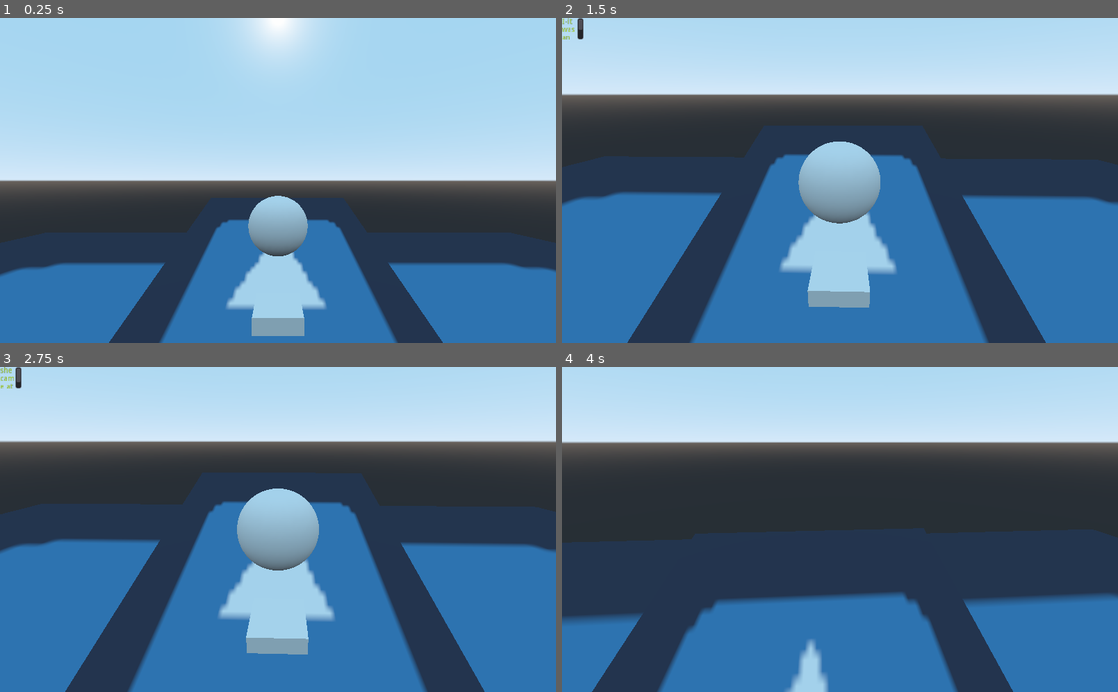
Above: before the commit, frames 1-4 (two rows, left to right).
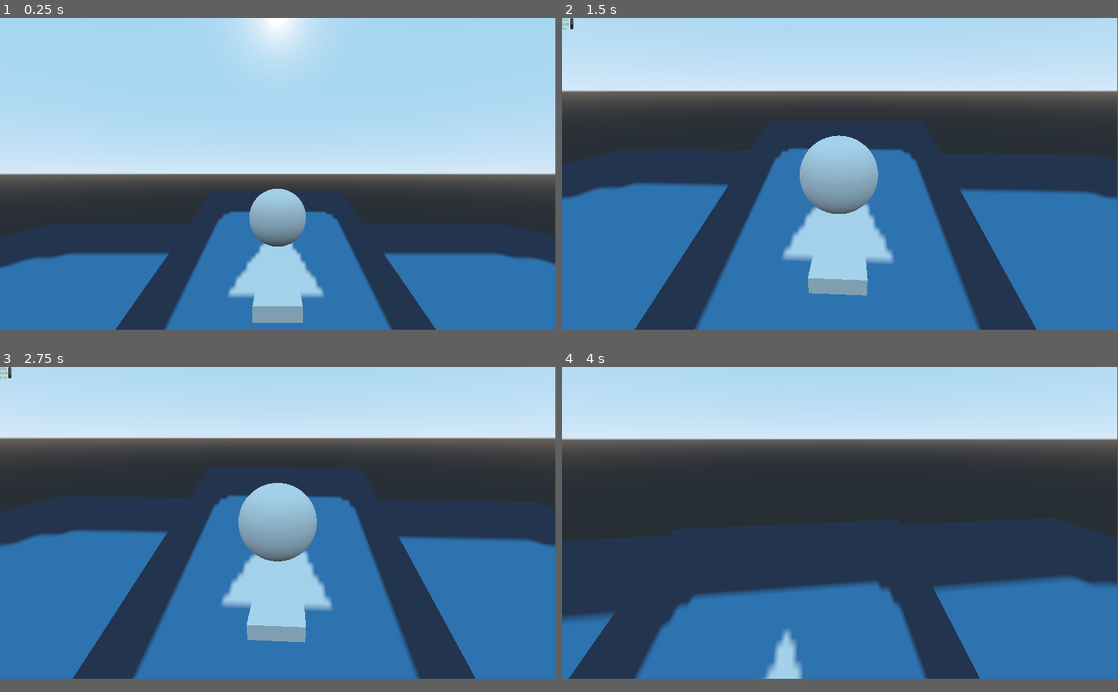
Above: after the commit, the same moments.

Repository: VilleMantyla/from_dream
Game: Godot game, scene res://main.tscn
Two runs of this game, one before a commit and one after it. Both use one fixed random seed, a clock stepped at 60 frames per second and the inputs below. The engine's default icon, where the game draws it, is replaced by a stand-in: a white triangle on a blue panel in a dark square.
Inputs (mouse positions are in pixels of both pictures, inside the frame that each line leads up to):
- Up to frame 1 (0.25 s): no input
- Up to frame 2 (1.5 s): tap Enter at 0.5 s; move the mouse to (867, 180) at 0.52 s; hold W (move_up) from 0.53 s (still down); tap Space (interact) at 0.6, 1.35 s; move the mouse to (812, 180) at 1.27 s
- Up to frame 3 (2.75 s): keep holding W (move_up); tap Space (interact) at 2, 2.1 s; move the mouse to (289, 523) at 2.02 s
- Up to frame 4 (4 s): keep holding W (move_up); tap Enter at 2.75 s; move the mouse to (834, 536) at 2.77 s; tap Space (interact) at 2.85, 3.5, 3.6 s; move the mouse to (878, 532) at 3.52 s
In our replay, the window is 800x468 before the commit and 799x449 after it. These sizes can differ from the game's own. Grey fills any space a smaller window leaves; there, only what the larger window draws over its background counts as a difference.

The runs differ from the first frame. In frame 1, 9.2% of the frame differs, in the area x 0-100%, y 0-100%; in frame 2, 7.7%; in frame 3, 7.6%; in frame 4, 14%.

Commit message:
centipedes

Diff:
--- /dev/null
+++ b/battle/battle_arena.tscn
@@ -0,0 +1,15 @@
+[gd_scene load_steps=3 format=2]
+
+[ext_resource path="res://battle/battle_btm_layer_black.png" type="Texture" id=1]
+[ext_resource path="res://battle/battle_bg_green.png" type="Texture" id=2]
+
+[node name="battle_arena" type="Node2D"]
+
+[node name="bottom_bg" type="Sprite" parent="."]
+texture = ExtResource( 1 )
+centered = false
+
+[node name="background" type="Sprite" parent="."]
+texture = ExtResource( 2 )
+centered = false
+offset = Vector2( 0, 144 )
--- /dev/null
+++ b/battle/battle_borders.tscn
@@ -0,0 +1,15 @@
+[gd_scene load_steps=3 format=2]
+
+[ext_resource path="res://battle/battle_bar_top.png" type="Texture" id=1]
+[ext_resource path="res://battle/battle_bar_btm.png" type="Texture" id=2]
+
+[node name="battle_borders" type="Node2D"]
+
+[node name="top_bar" type="Sprite" parent="."]
+texture = ExtResource( 1 )
+centered = false
+
+[node name="btm_bar" type="Sprite" parent="."]
+texture = ExtResource( 2 )
+centered = false
+offset = Vector2( 0, 792 )
--- /dev/null
+++ b/enemies/centipedes/centipede.tscn
@@ -0,0 +1,62 @@
+[gd_scene load_steps=7 format=2]
+
+[ext_resource path="res://enemies/centipedes/Centipede2.png" type="Texture" id=1]
+[ext_resource path="res://enemies/centipedes/Centipede1.png" type="Texture" id=2]
+
+[sub_resource type="Curve2D" id=1]
+_data = {
+"points": PoolVector2Array( 0, 0, 0, 0, 0, 48, 0, 0, 0, 0, 0, 1352 )
+}
+
+[sub_resource type="RectangleShape2D" id=2]
+extents = Vector2( 16, 80 )
+
+[sub_resource type="SpriteFrames" id=3]
+animations = [ {
+"frames": [ ExtResource( 2 ), ExtResource( 1 ) ],
+"loop": true,
+"name": "default",
+"speed": 5.0
+} ]
+
+[sub_resource type="SpriteFrames" id=5]
+animations = [ {
+"frames": [ ExtResource( 2 ), ExtResource( 1 ) ],
+"loop": true,
+"name": "default",
+"speed": 5.0
+} ]
+
+[node name="Centipede" type="Node2D"]
+
+[node name="Path2D" type="Path2D" parent="."]
+curve = SubResource( 1 )
+
+[node name="PathFollow2D" type="PathFollow2D" parent="Path2D"]
+position = Vector2( 0, 48 )
+rotate = false
+
+[node name="Area2D" type="Area2D" parent="Path2D/PathFollow2D"]
+
+[node name="CollisionShape2D" type="CollisionShape2D" parent="Path2D/PathFollow2D/Area2D"]
+position = Vector2( 0, -24 )
+shape = SubResource( 2 )
+
+[node name="AnimatedSprite" type="AnimatedSprite" parent="Path2D/PathFollow2D/Area2D"]
+scale = Vector2( 3, 3 )
+frames = SubResource( 3 )
+
+[node name="PathFollow2D2" type="PathFollow2D" parent="Path2D"]
+position = Vector2( 0, 699.997 )
+offset = 650.844
+rotate = false
+
+[node name="Area2D" type="Area2D" parent="Path2D/PathFollow2D2"]
+
+[node name="CollisionShape2D" type="CollisionShape2D" parent="Path2D/PathFollow2D2/Area2D"]
+position = Vector2( 0, -24 )
+shape = SubResource( 2 )
+
+[node name="AnimatedSprite" type="AnimatedSprite" parent="Path2D/PathFollow2D2/Area2D"]
+scale = Vector2( 3, 3 )
+frames = SubResource( 5 )
--- a/enemies/centipedes/centipedes.gd
+++ b/enemies/centipedes/centipedes.gd
@@ -1,16 +1,15 @@
 extends "res://enemies/enemy.gd"
 
-
-# Declare member variables here. Examples:
-# var a = 2
-# var b = "text"
+var speed = 300
+var centipede_pfs = []
 
 
 # Called when the node enters the scene tree for the first time.
 func _ready():
-	pass # Replace with function body.
+	for c in get_children():
+		centipede_pfs.append([c.get_node("Path2D/PathFollow2D"), c.get_node("Path2D/PathFollow2D2")])
 
-
-# Called every frame. 'delta' is the elapsed time since the previous frame.
-#func _process(delta):
-#	pass
+func _process(delta):
+	for c in centipede_pfs:
+		c[0].set_offset(c[0].get_offset()+speed*delta)
+		c[1].set_offset(c[1].get_offset()+speed*delta)
--- a/enemies/centipedes/centipedes.tscn
+++ b/enemies/centipedes/centipedes.tscn
@@ -1,6 +1,13 @@
-[gd_scene load_steps=2 format=2]
+[gd_scene load_steps=3 format=2]
 
 [ext_resource path="res://enemies/centipedes/centipedes.gd" type="Script" id=1]
+[ext_resource path="res://enemies/centipedes/centipede.tscn" type="PackedScene" id=2]
 
 [node name="Centipedes" type="Node2D"]
 script = ExtResource( 1 )
+
+[node name="Centipede" parent="." instance=ExtResource( 2 )]
+position = Vector2( 950, 0 )
+
+[node name="Centipede2" parent="." instance=ExtResource( 2 )]
+position = Vector2( 700, 0 )
--- a/main.tscn
+++ b/main.tscn
@@ -6,6 +6,8 @@
 [ext_resource path="res://chat.gd" type="Script" id=4]
 [ext_resource path="res://level_mechanics/enemy_trigger.tscn" type="PackedScene" id=5]
 [ext_resource path="res://enemies/centipedes/centipedes.tscn" type="PackedScene" id=6]
+[ext_resource path="res://battle/battle_borders.tscn" type="PackedScene" id=7]
+[ext_resource path="res://battle/battle_arena.tscn" type="PackedScene" id=8]
 
 [sub_resource type="CylinderShape" id=1]
 height = 0.873814
@@ -89,6 +91,13 @@
 mesh = SubResource( 5 )
 skeleton = NodePath("../..")
 
-[node name="Enemies" type="Node2D" parent="."]
+[node name="Battle" type="Node2D" parent="."]
+visible = false
 
-[node name="Centipedes" parent="Enemies" instance=ExtResource( 6 )]
+[node name="battle_arena" parent="Battle" instance=ExtResource( 8 )]
+
+[node name="Enemies" type="Node2D" parent="Battle"]
+
+[node name="Centipedes" parent="Battle/Enemies" instance=ExtResource( 6 )]
+
+[node name="battle_borders" parent="Battle" instance=ExtResource( 7 )]
--- a/project.godot
+++ b/project.godot
@@ -13,6 +13,12 @@
 config/name="from Dream"
 run/main_scene="res://main.tscn"
 config/icon="res://icon.png"
+
+[display]
+
+window/size/width=1920
+window/size/height=1080
+window/size/fullscreen=true
 
 [global]
 
Binary file added: enemies/centipedes/Centipede1.png
Not shown, added: enemies/centipedes/Centipede1.png.import
Binary file added: enemies/centipedes/Centipede2.png
Not shown, added: enemies/centipedes/Centipede2.png.import
Not shown: 1 places in main.tscn that only renumber resources
